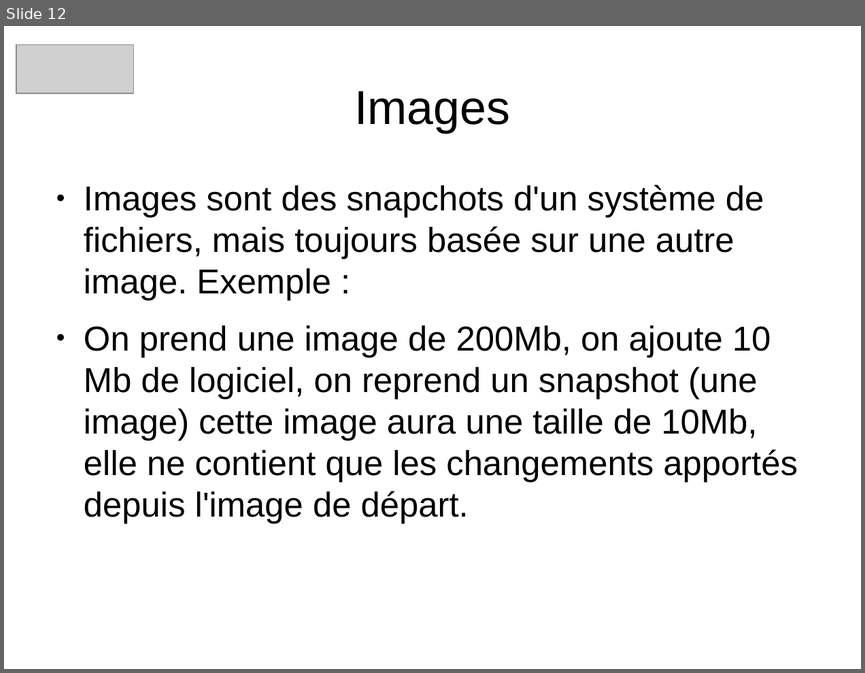
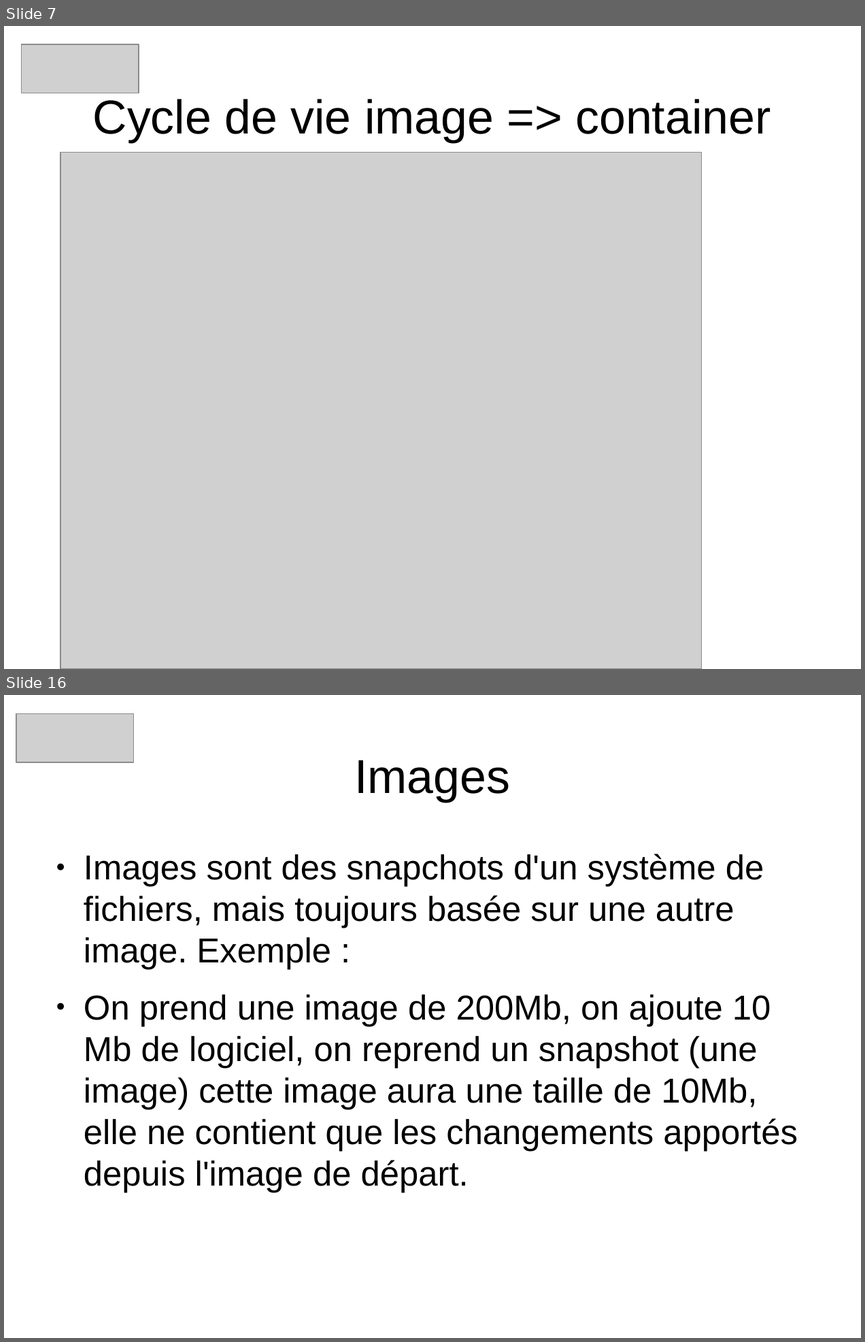
Before and after one commit to heylve/current, a slide deck: Rencontre_devs/docker_dev_conf_20_11_2017.odp. Shown one above the other, each under a label of ours: slide 12 before the commit, slides 7 and 16 after it; the slides between them are not shown. The pictures are 865x673 and 865x1342 pixels, drawn with LibreOffice and Linux fonts; fonts in the diff are those of the drawing; grey boxes stand for pictures. Boxes give left, top, right and bottom in pixels: in the first picture for what was removed or moved away, otherwise in the second. Text is boxed around its words. In the diff, an @@ line names an element or a change of style, - is before the commit and + after.

```diff
--- a/Rencontre_devs/docker_dev_conf_20_11_2017.odp
+++ b/Rencontre_devs/docker_dev_conf_20_11_2017.odp
@@ slide 7 added at [4,26,861,669], background #FFFFFF @@
@@ picture added at [21,44,139,93] @@
@@ title added at [93,99,770,142], 44 pt, text #000000 @@
+Cycle de vie image => container
@@ picture added at [60,152,702,669] @@
@@ what was slide 12 is now slide 16 @@
```
Also in this commit, not shown: 12 slides changed, 3 other slides added.
